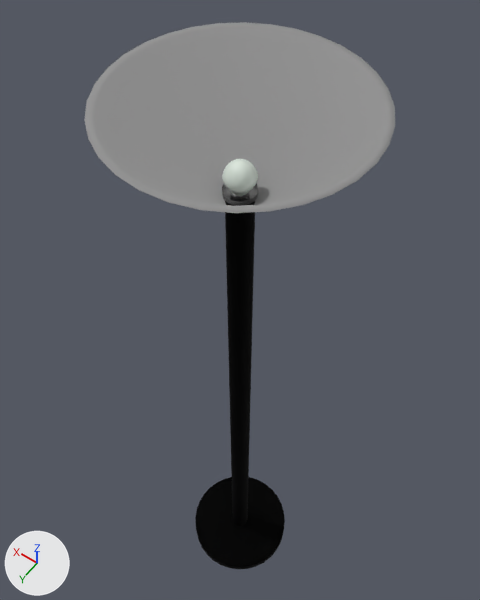
Two versions of the glTF model public/models/Lamp/lamp.glb, one commit apart.
The view is the same before and after, from a 50 mm camera at (-0.465, 0.651, 2.299) aimed at (0.112, -0.156, 1.03). The axes (+X, +Y, +Z) are drawn at lower left. The lights are the same throughout. Where no turn or scale is listed for an object, it has been applied to the vertices.
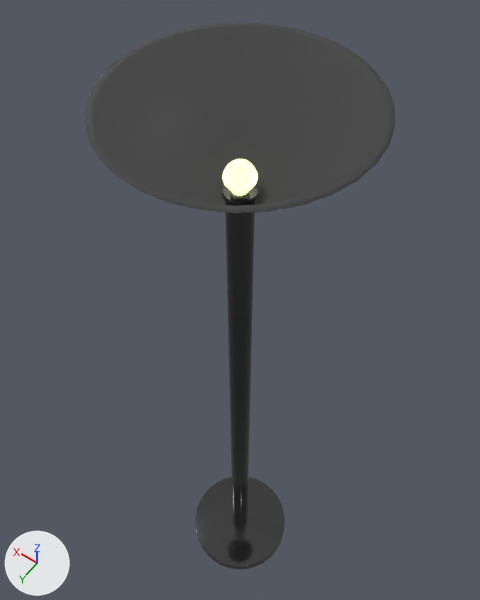
The newer file is also turned or shifted as a whole; pictures and numbers use the older file's frame.

Changed parts and their boxes (x1, y1, x2, y2) in the pictures (480 x 600 px):
'Cone', surface changed
    both: (84, 22, 395, 213)
'Cylinder.001', recoloured
    both: (225, 201, 255, 526)
'Cylinder', recoloured
    both: (195, 477, 285, 569)
'Sphere', surface changed (grey to white)
    both: (222, 159, 258, 196)

What changed in the scene script:
```text
Change mat_metal:
    mat_metal.base_color: (0.0, 0.0, 0.0) -> (0.0908, 0.0908, 0.0908)  # black #000000 -> dark grey #555555
Change mat_up:
    add mat_up.transmission_weight = 0.9
Change mat_glass:
    add mat_glass.emission_strength = 1.0
    add mat_glass.transmission_weight = 0.975
```
